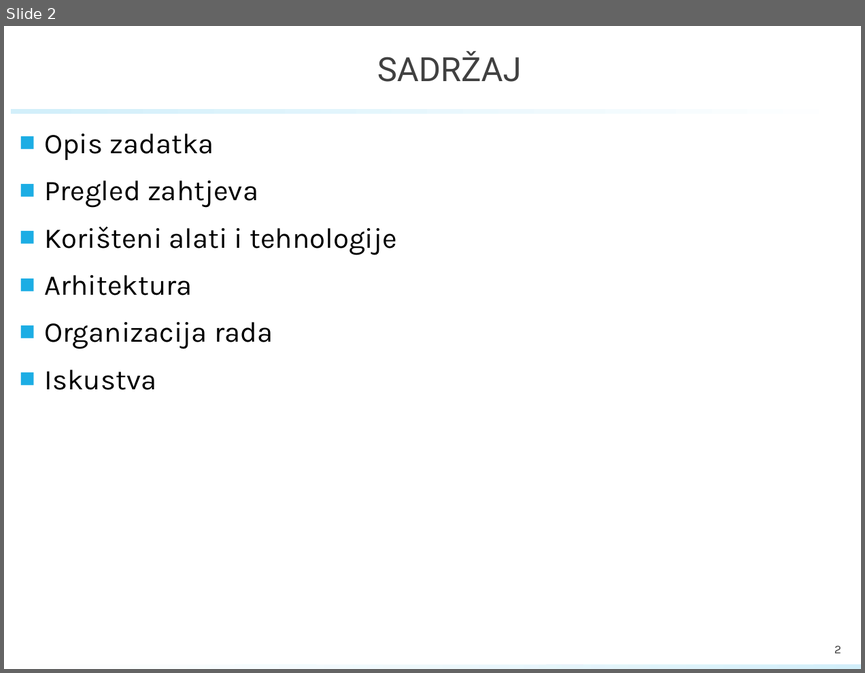
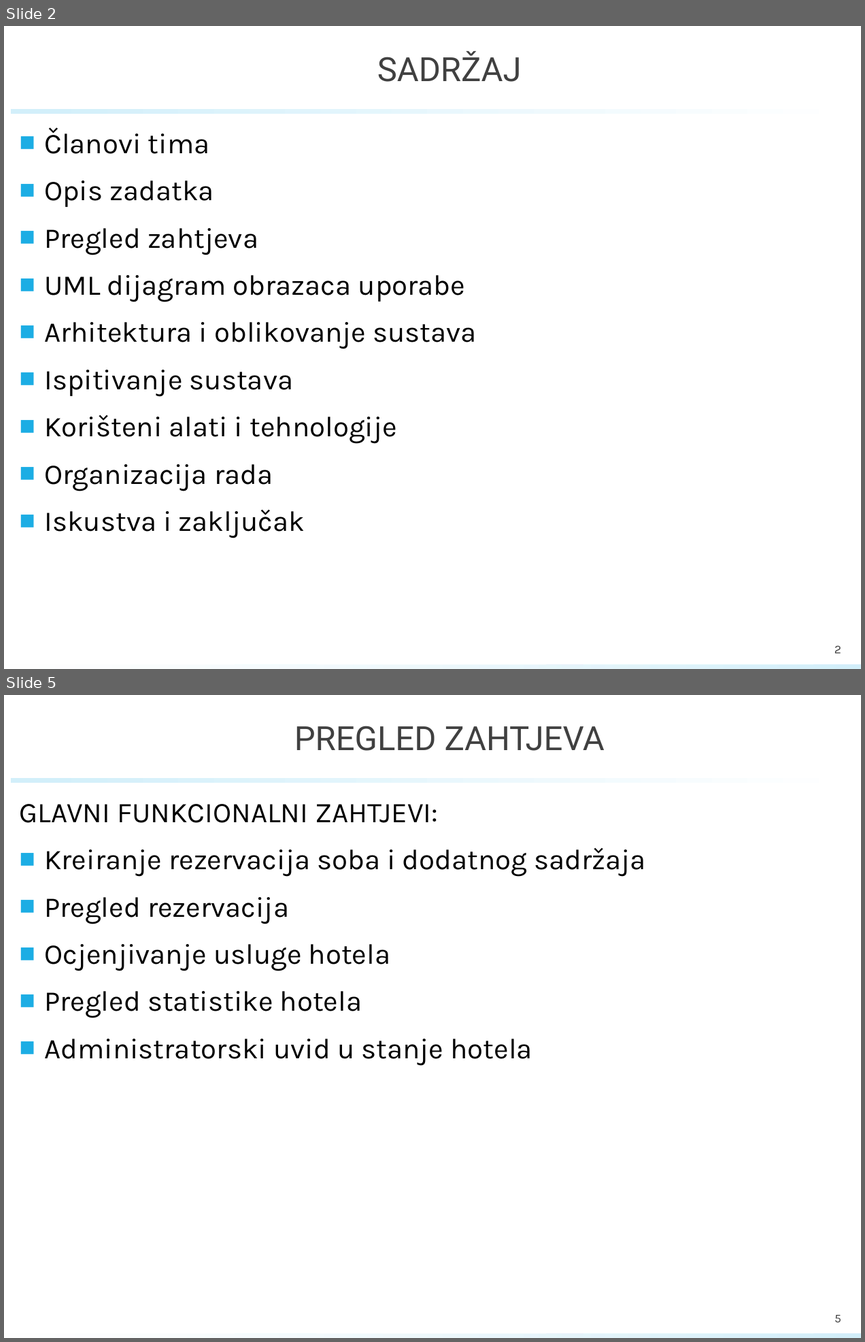
Before and after one commit to rokoKnin/ProgiG03.3_JuliusMeinl, a slide deck: documentation/PROINZ_TG03.3_Bluedilla.pptx. Shown one above the other, each under a label of ours: slide 2 before the commit, slides 2 and 5 after it; the slides between them are not shown. The pictures are 865x673 and 865x1342 pixels, drawn with LibreOffice and Linux fonts; fonts in the diff are those of the drawing; background and template pictures are left out. Boxes give left, top, right and bottom in pixels: in the first picture for what was removed or moved away, otherwise in the second. Text is boxed around its words. In the diff, an @@ line names an element or a change of style, - is before the commit and + after.

```diff
--- a/documentation/PROINZ_TG03.3_Bluedilla.pptx
+++ b/documentation/PROINZ_TG03.3_Bluedilla.pptx
@@ slide 5 added at <box>4,695,861,1338</box>, background #FFFFFF; not listed: 2 template elements that a slide beside it also shows @@
@@ title added at <box>294,726,604,751</box>, 28 pt, text #404040 @@
+PREGLED ZAHTJEVA
@@ text added at <box>20,804,645,1066</box>, 24 pt, text #000000 @@
+GLAVNI FUNKCIONALNI ZAHTJEVI:
+■ Kreiranje rezervacija soba i dodatnog sadržaja
+■ Pregled rezervacija
+■ Ocjenjivanje usluge hotela
+■ Pregled statistike hotela
+■ Administratorski uvid u stanje hotela
@@ page number added at <box>834,1314,841,1322</box>, 10 pt, text #404040 @@
+5
@@ slide 2 changed as well @@
@@ text at <box>44,127,210,154</box>: paragraph added @@
+■ Članovi tima
@@ text at <box>44,275,477,397</box>: paragraphs added @@
+■ UML dijagram obrazaca uporabe
+■ Arhitektura i oblikovanje sustava
+■ Ispitivanje sustava
@@ text at <box>44,275,192,295</box>: paragraph removed @@
-■ Arhitektura
@@ text at <box>44,509,305,538</box>: text changed @@
-■ Iskustva
+■ Iskustva i zaključak
```
Also in this commit, not shown: 6 other slides changed, 9 other slides added, 7 slides removed, 2 other files.
